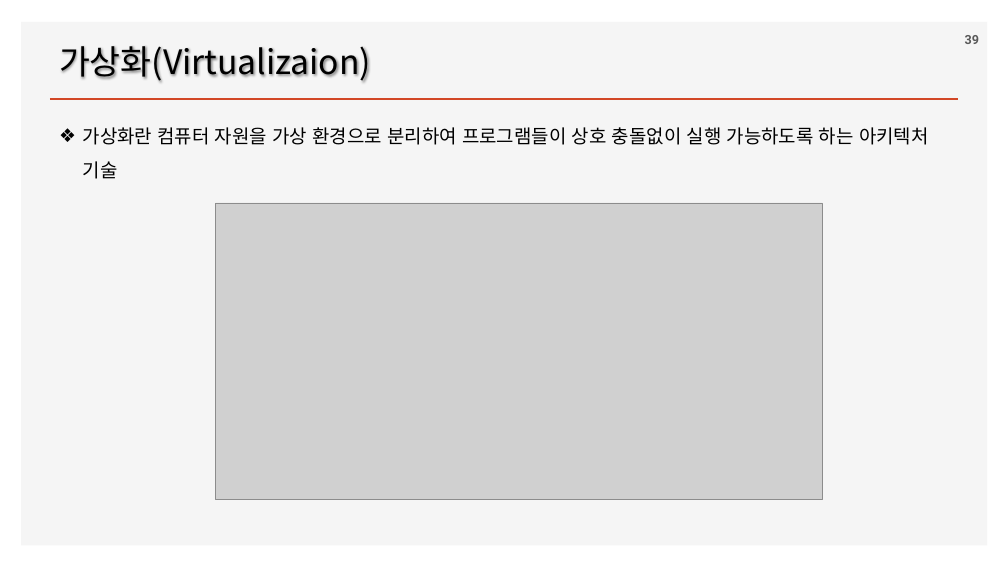
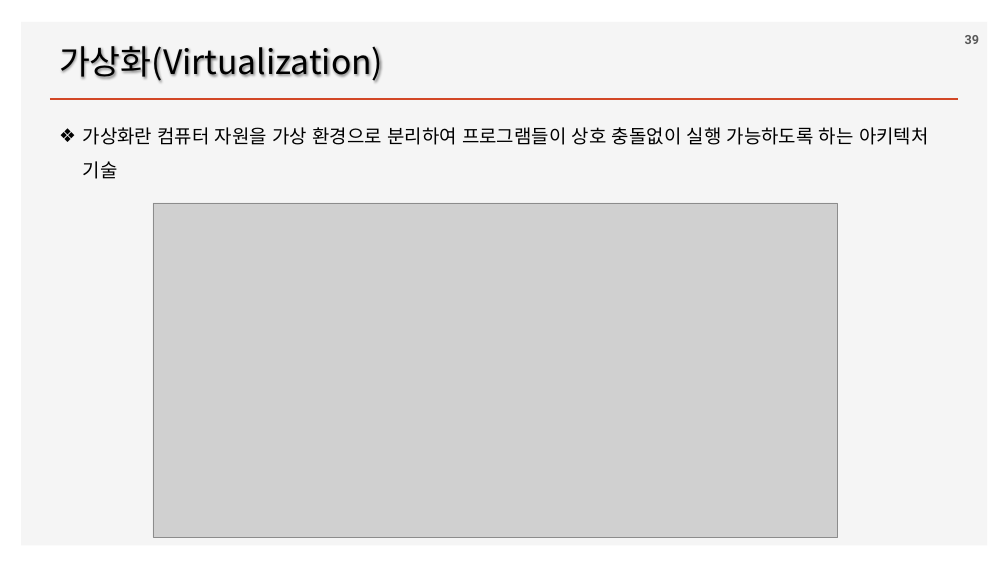
Before and after one commit to ancestor9/2026_Fall_Application-Deployment, a slide deck: slide 39 of App Deployment.pptx. Drawn at 1008x567 pixels with LibreOffice and Linux fonts; fonts in the diff are those of the drawing; grey boxes stand for pictures; background and template pictures are left out. Boxes give left, top, right and bottom in pixels: in the first picture for what was removed or moved away, otherwise in the second. Text is boxed around its words. In the diff, an @@ line names an element or a change of style, - is before the commit and + after.

```diff
--- a/App Deployment.pptx
+++ b/App Deployment.pptx
@@ title at (59, 46, 383, 82): text changed @@
-가상화(Virtualizaion)
+가상화(Virtualization)
@@ picture: place and size @@
-picture at (216, 203, 822, 499)
+picture at (153, 203, 838, 537)
```
Also in this commit, not shown: 1 other slide changed, 6 slides added.
